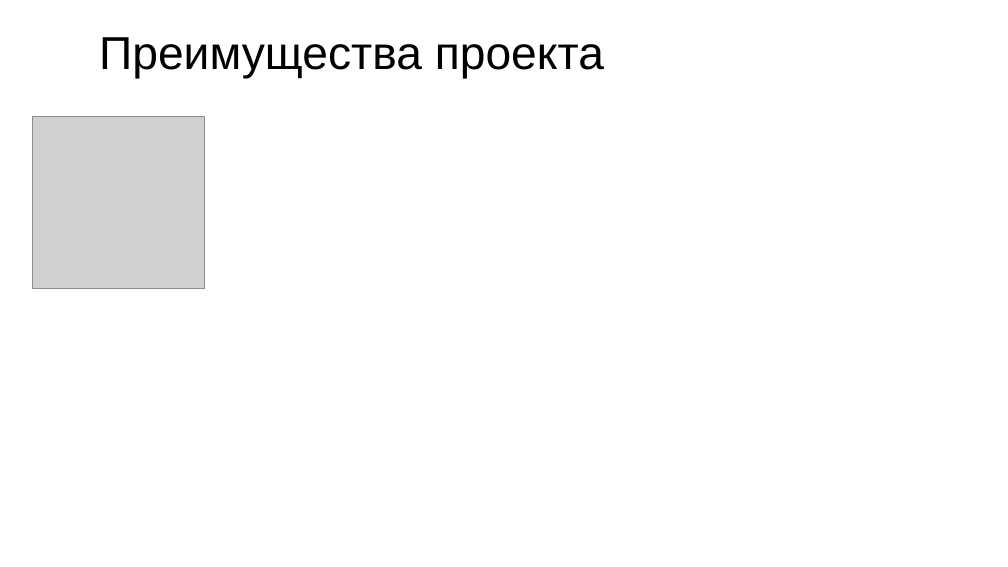
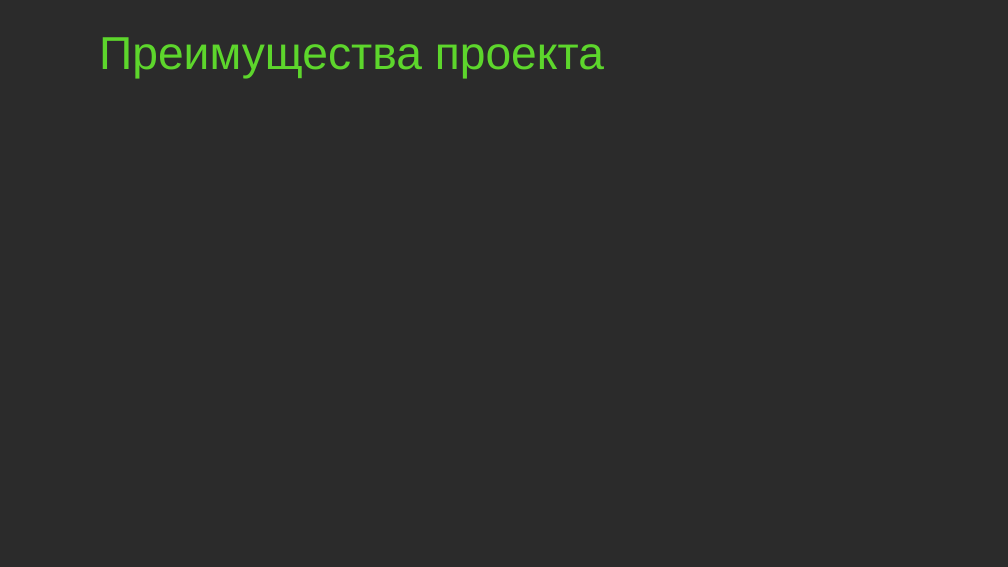
Before and after one commit to amadesya/CourseProject, a slide deck: slide 8 of Документация/Разработка подсистемы СмартФикс.pptx. Drawn at 1008x567 pixels with LibreOffice and Linux fonts; fonts in the diff are those of the drawing; grey boxes stand for pictures; background and template pictures are left out; a plain dark background stands for a picture behind light text. Boxes give left, top, right and bottom in pixels: in the first picture for what was removed or moved away, otherwise in the second. Text is boxed around its words. In the diff, an @@ line names an element or a change of style, - is before the commit and + after.

```diff
--- a/Документация/Разработка подсистемы СмартФикс.pptx
+++ b/Документация/Разработка подсистемы СмартФикс.pptx
@@ background #FFFFFF to picture (left out) @@
@@ title "Преимущества проекта" at (99,37,604,79): text colour #000000 to #5DD62C @@
@@ picture removed at (33,117,204,289) @@
```
Also in this commit, not shown: 6 other slides changed, 1 slide added, 1 slide removed.
